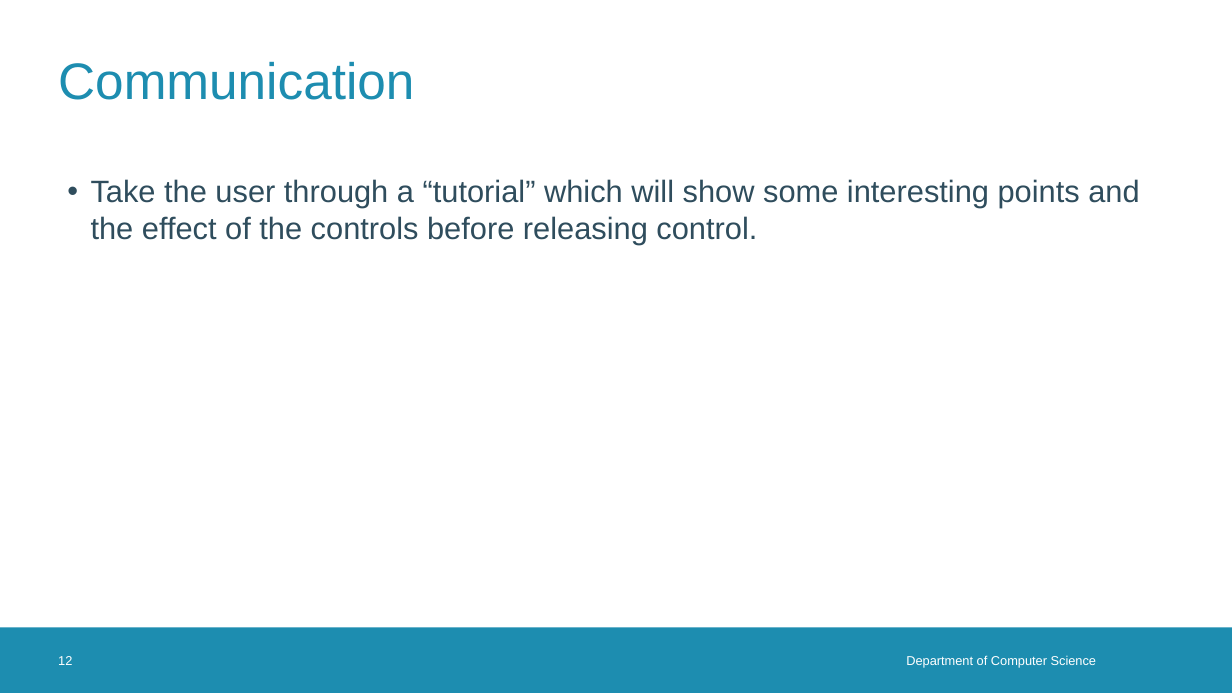
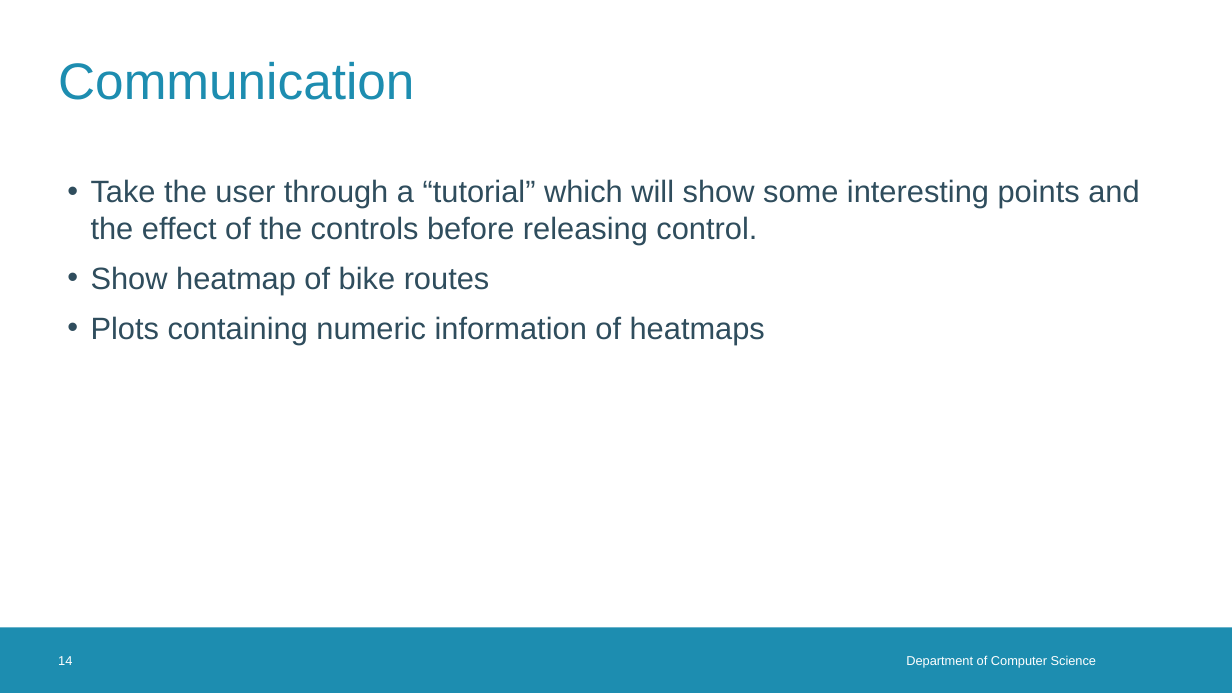
Before and after one commit to MidasLamb/IV, a slide deck: slide 14 of Presentations/infovis intermediate presentation.pptx (slide 12 before the commit). Drawn at 1232x693 pixels with LibreOffice and Linux fonts; fonts in the diff are those of the drawing; background and template pictures are left out. Boxes give left, top, right and bottom in pixels: in the first picture for what was removed or moved away, otherwise in the second. Text is boxed around its words. In the diff, an @@ line names an element or a change of style, - is before the commit and + after.

```diff
--- a/Presentations/infovis intermediate presentation.pptx
+++ b/Presentations/infovis intermediate presentation.pptx
@@ text at (x1=91, y1=266, x2=765, y2=344): paragraphs added @@
+• Show heatmap of bike routes
+• Plots containing numeric information of heatmaps
@@ page number at (x1=58, y1=656, x2=72, y2=665): text changed @@
-12
+14
```
Also in this commit, not shown: 4 other slides changed, 2 slides added.
